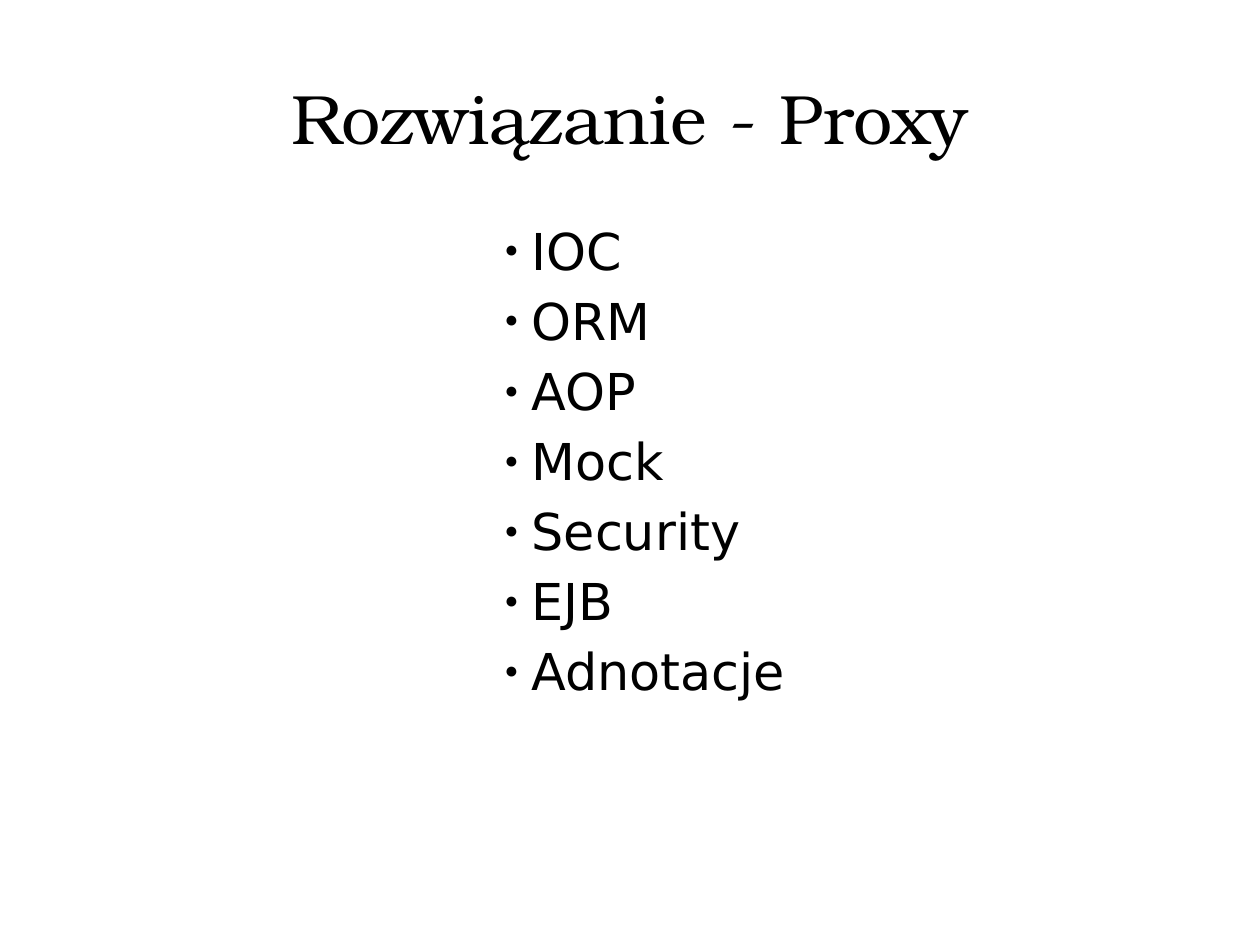
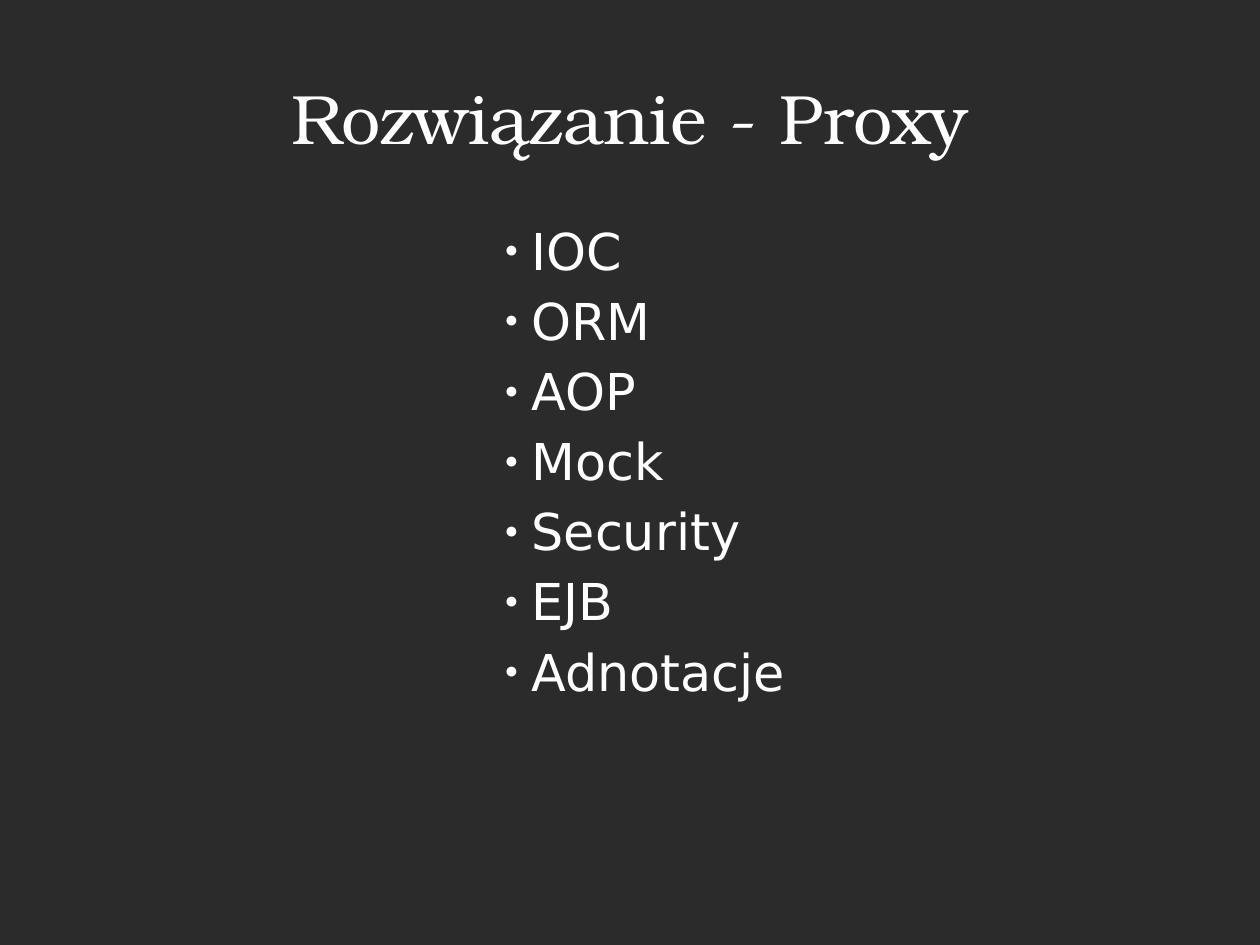
Before and after one commit to tirpitz-verus/bytebuddy-agent-presentation, a slide deck: slide 7 of slides.odp. Drawn at 1260x945 pixels with LibreOffice and Linux fonts; fonts in the diff are those of the drawing; background and template pictures are left out; a plain dark background stands for a picture behind light text. Boxes give left, top, right and bottom in pixels: in the first picture for what was removed or moved away, otherwise in the second. Text is boxed around its words. In the diff, an @@ line names an element or a change of style, - is before the commit and + after.

```diff
--- a/slides.odp
+++ b/slides.odp
@@ background #FFFFFF to picture (left out) @@
@@ title "Rozwiązanie - Proxy" at (291, 96, 968, 160): text colour #000000 to #FFFFFF @@
@@ subtitle "IOC" at (532, 232, 786, 702): text colour #000000 to #FFFFFF; bullet colour #000000 to #FFFFFF @@
```
Also in this commit, not shown: 15 other slides changed.
